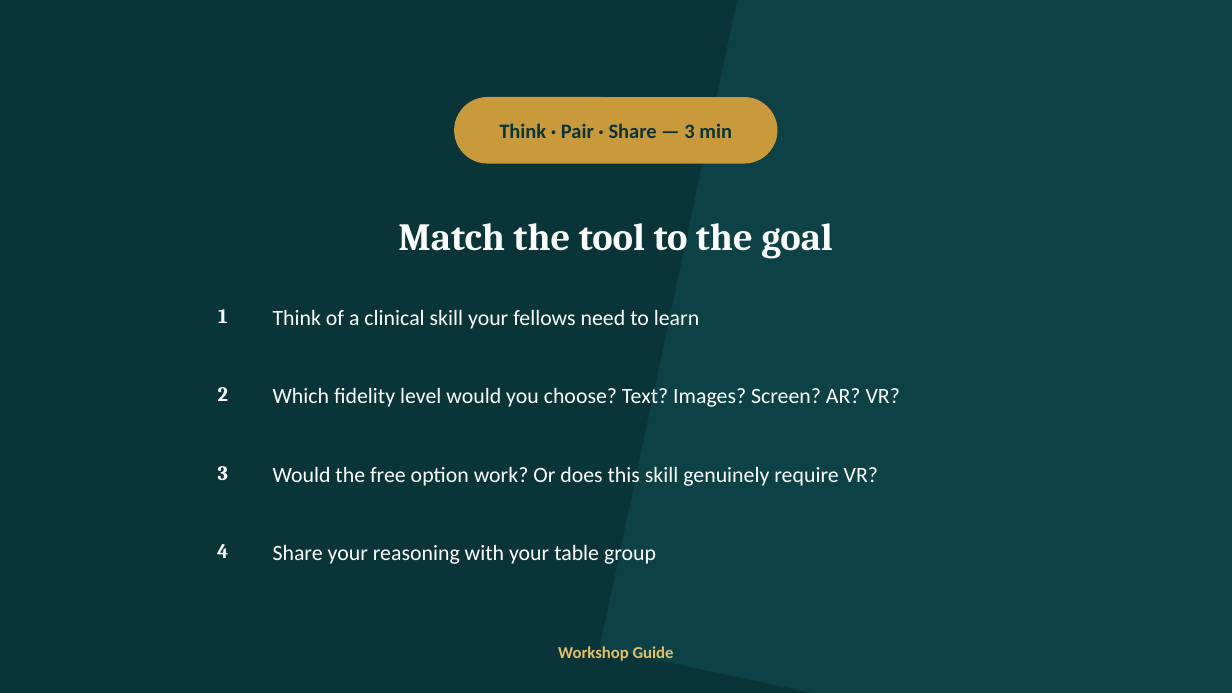
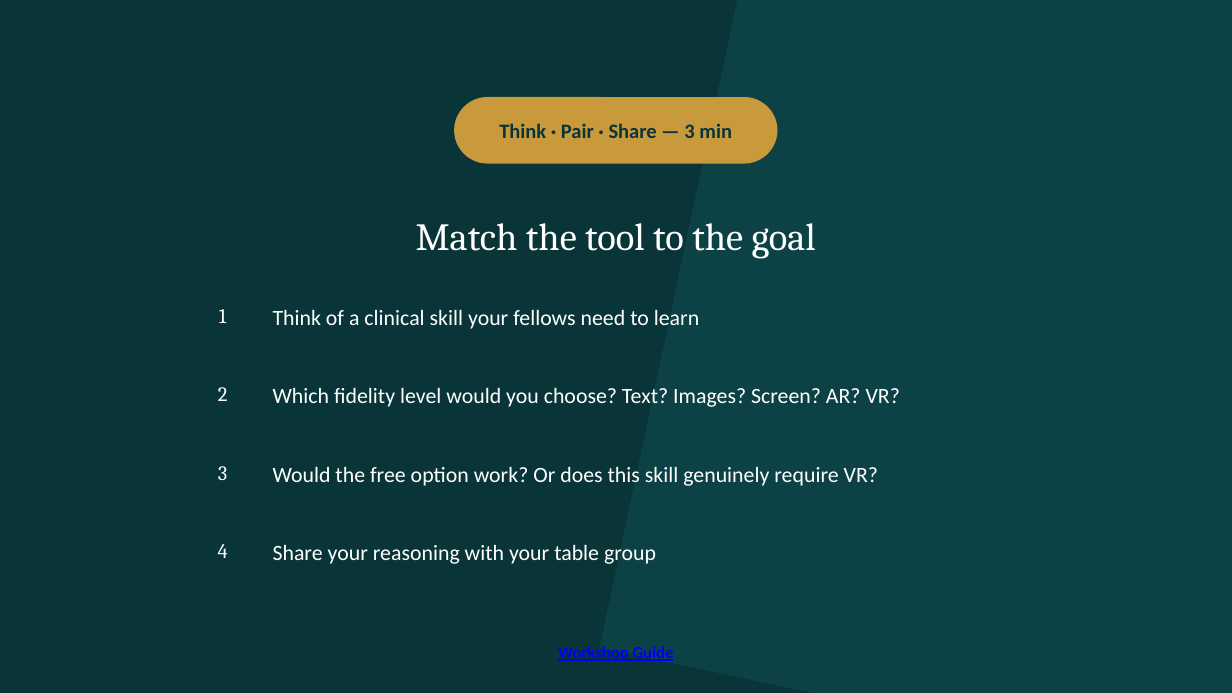
Before and after one commit to diana-brewer/digital-learning-unlocked, a slide deck: slide 24 of Digital Learning Unlocked - Slide Deck.pptx. Drawn at 1232x693 pixels with LibreOffice and Linux fonts; fonts in the diff are those of the drawing. Boxes give left, top, right and bottom in pixels: in the first picture for what was removed or moved away, otherwise in the second. Text is boxed around its words. In the diff, an @@ line names an element or a change of style, - is before the commit and + after.

```diff
--- a/Digital Learning Unlocked - Slide Deck.pptx
+++ b/Digital Learning Unlocked - Slide Deck.pptx
@@ text "Match the tool to the ...": place and size @@
-text "Match the tool to the ..." at (398,223,833,259)
+text "Match the tool to the ..." at (416,223,816,259)
@@ text "Match the tool to the ..." at (416,223,816,259): bold off @@
@@ text "3" at (218,466,227,480): bold off @@
@@ text "Workshop Guide" at (558,646,674,661): text colour #E2BE6B to #0000FF, underline on @@
```
Also in this commit, not shown: 28 other slides changed, 2 other files.
